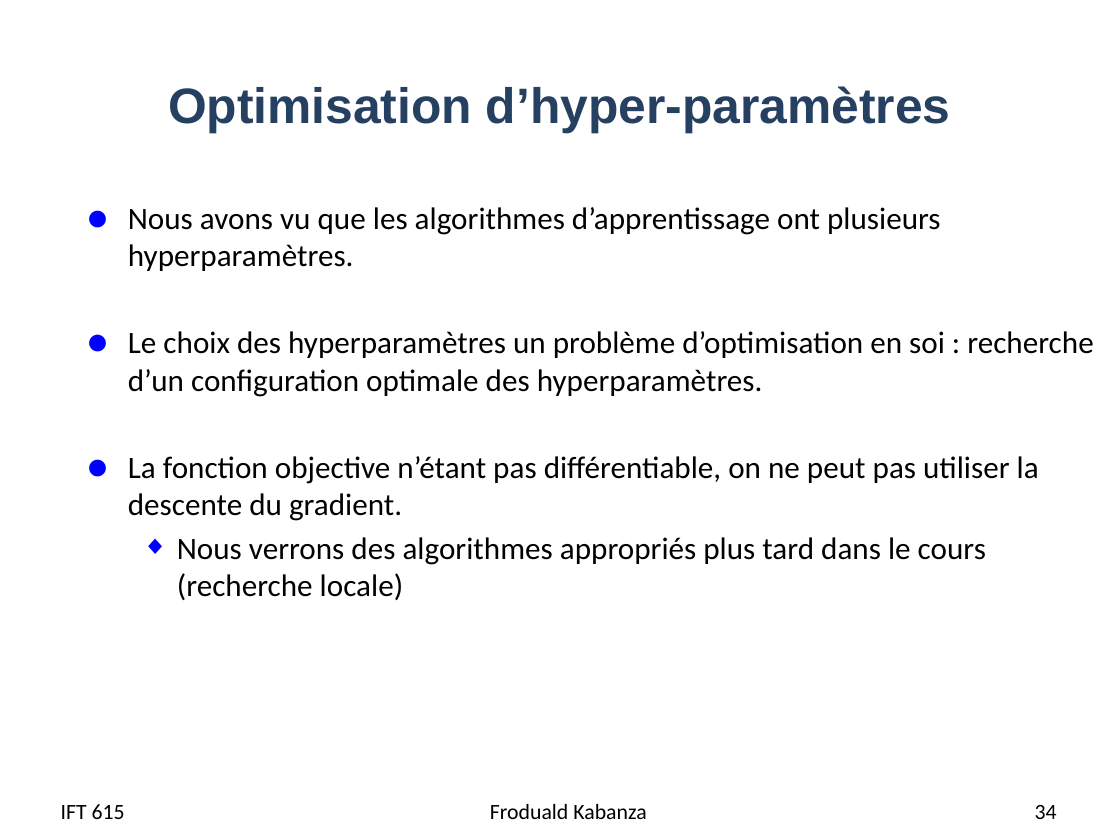
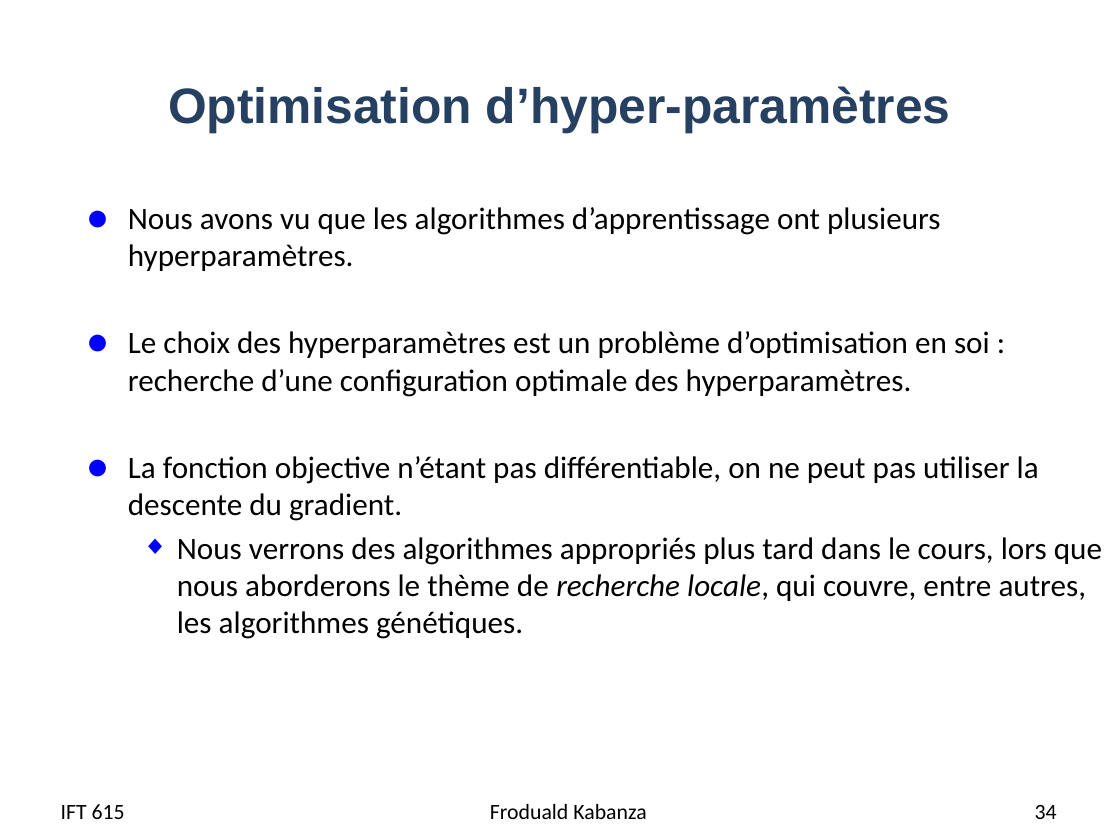
Before and after one commit to djeffkanda/djeffkanda.github.io, a slide deck: slide 34 of ift/assets/slides/ift615-08-Apprentissage avec des arbres de decision.pptx. Drawn at 1120x840 pixels with LibreOffice and Linux fonts; fonts in the diff are those of the drawing. Boxes give left, top, right and bottom in pixels: in the first picture for what was removed or moved away, otherwise in the second. Text is boxed around its words. In the diff, an @@ line names an element or a change of style, - is before the commit and + after.

```diff
--- a/ift/assets/slides/ift615-08-Apprentissage avec des arbres de decision.pptx
+++ b/ift/assets/slides/ift615-08-Apprentissage avec des arbres de decision.pptx
@@ text at (128, 331, 990, 397): text changed @@
-● Le choix des hyperparamètres un problème d’optimisation en soi : recherche d’un configuration optimale des hyperparamètres.
+● Le choix des hyperparamètres est un problème d’optimisation en soi : recherche d’une configuration optimale des hyperparamètres.
@@ text at (177, 537, 1102, 639): text changed @@
-  ◆ Nous verrons des algorithmes appropriés plus tard dans le cours (recherche locale)
+  ◆ Nous verrons des algorithmes appropriés plus tard dans le cours, lors que nous aborderons le thème de recherche locale, qui couvre, entre autres, les algorithmes génétiques.
```
Also in this commit, not shown: 13 other slides changed, 2 other files.
